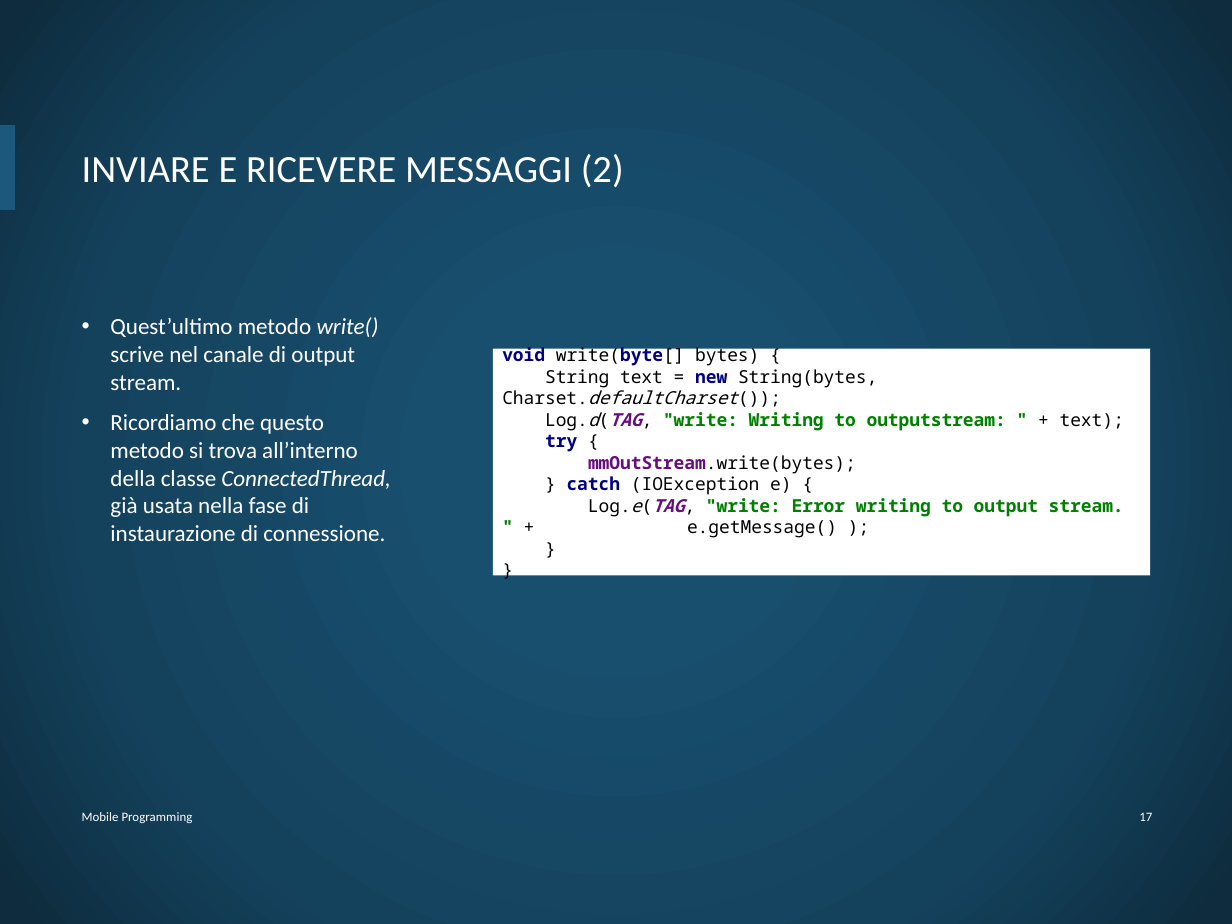
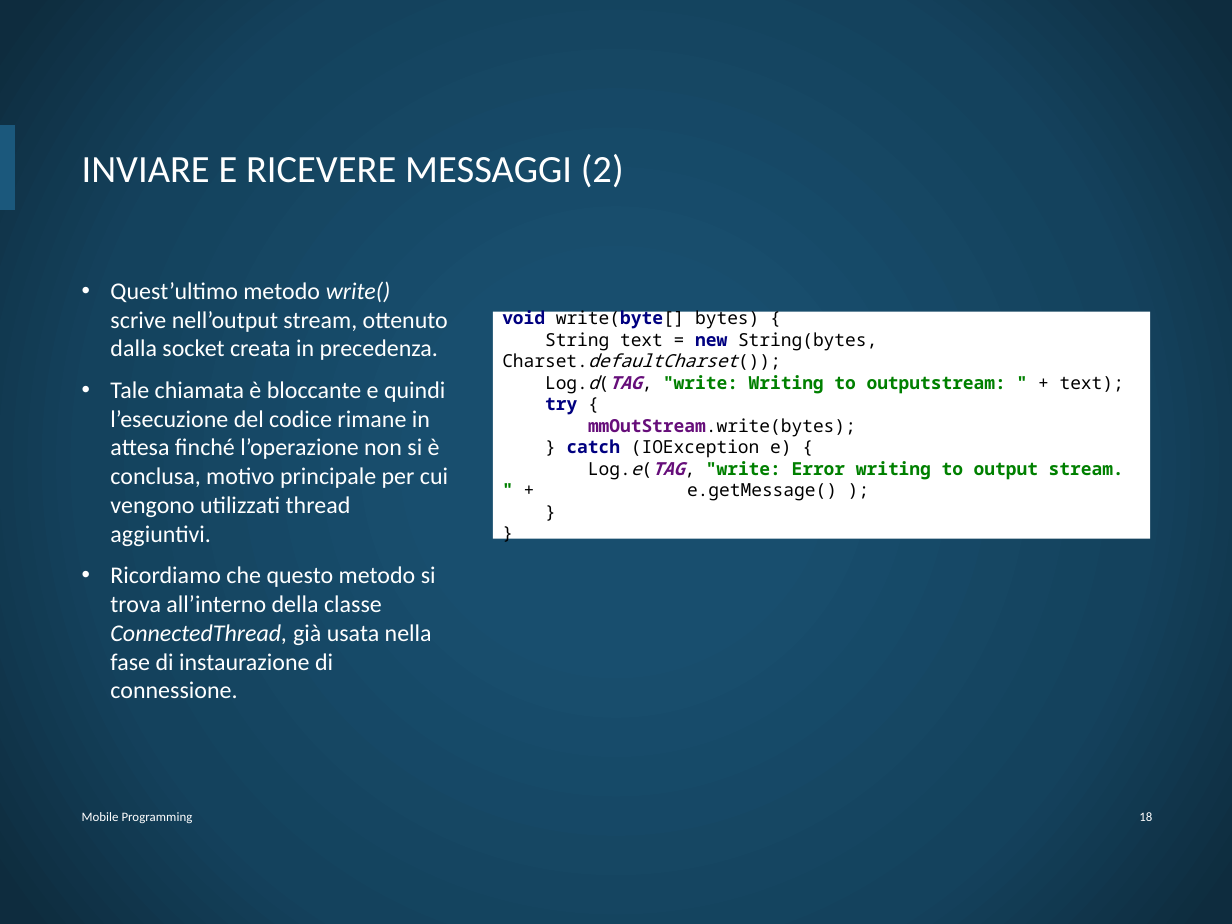
Before and after one commit to DiBattistaMattia/esoneroMP, a slide deck: slide 19 of esoneroMP.pptx (slide 18 before the commit). Drawn at 1232x924 pixels with LibreOffice and Linux fonts; fonts in the diff are those of the drawing; background and template pictures are left out. Boxes give left, top, right and bottom in pixels: in the first picture for what was removed or moved away, otherwise in the second. Text is boxed around its words. In the diff, an @@ line names an element or a change of style, - is before the commit and + after.

```diff
--- a/esoneroMP.pptx
+++ b/esoneroMP.pptx
@@ text "Quest’ultimo metodo write() scrive nell’output ...": place and size @@
-text "Quest’ultimo metodo write() scrive nell’output ..." at (110, 317, 390, 541)
+text "Quest’ultimo metodo write() scrive nell’output ..." at (110, 281, 448, 698)
@@ text at (110, 281, 448, 546): text changed; size 13.5 to 14 pt @@
-• Quest’ultimo metodo write() scrive nel canale di output stream.
+• Quest’ultimo metodo write() scrive nell’output stream, ottenuto dalla socket creata in precedenza.
+• Tale chiamata è bloccante e quindi l’esecuzione del codice rimane in attesa finché l’operazione non si è conclusa, motivo principale per cui vengono utilizzati thread aggiuntivi.
@@ rectangle "void write(byte[] bytes) { String ...": place and size @@
-rectangle "void write(byte[] bytes) { String ..." at (493, 349, 1149, 575)
+rectangle "void write(byte[] bytes) { String ..." at (493, 312, 1149, 538)
@@ text at (110, 566, 436, 698): size 13.5 to 14 pt in "Ricordiamo che questo metodo si trova all’interno ..." @@
@@ page number at (1139, 812, 1152, 821): text changed @@
-17
+18
```
Also in this commit, not shown: 19 other slides changed, 1 slide added.
